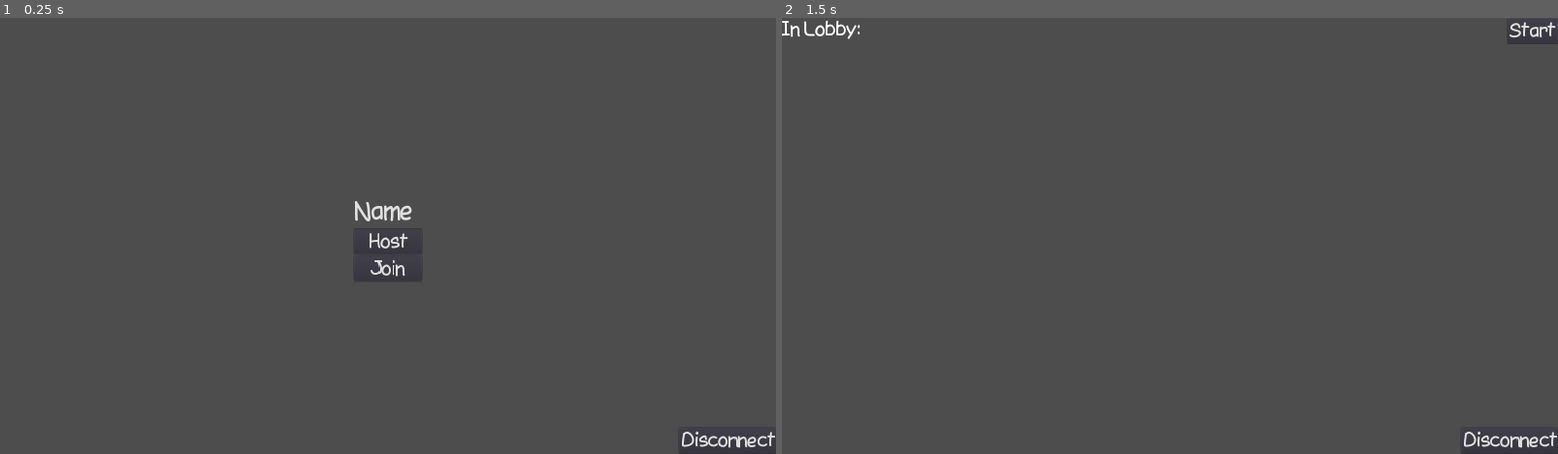
Above: before the commit, frames 1-2 (left to right).
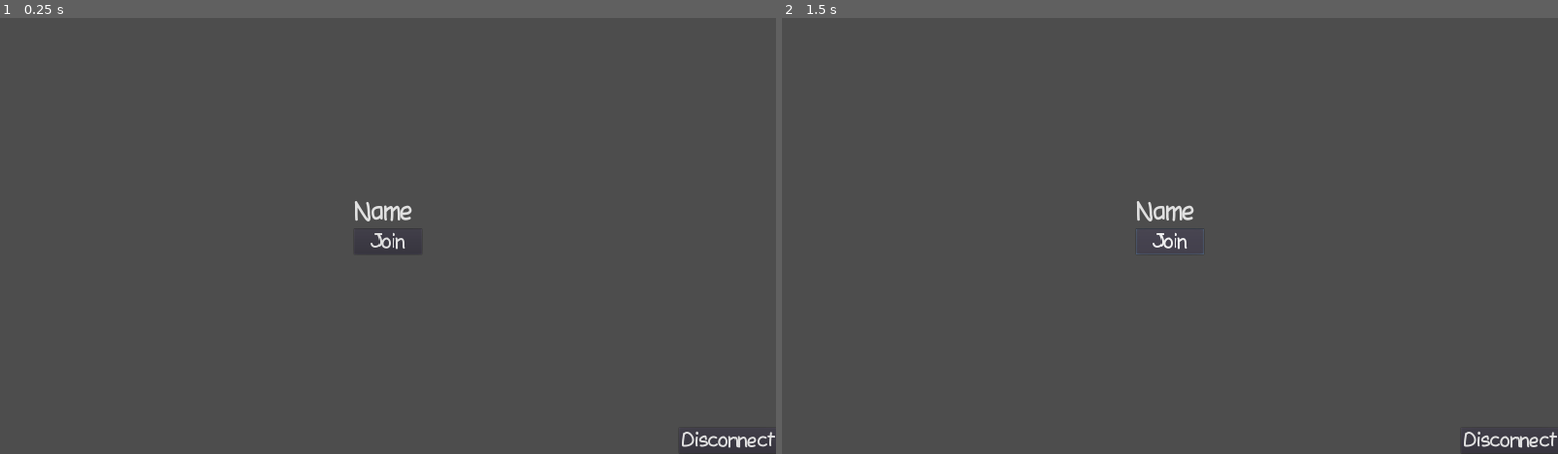
Above: after the commit, the same moments.

Repository: Mortim-Portim/SnakePro_godot
Game: Godot game, scene res://NetLobby/InGame.tscn
The game is run twice, just before and just after one commit, with the same random seed, the same clock (stepped at 60 frames per second) and the same inputs.
Inputs (mouse positions are in pixels of both pictures, inside the frame that each line leads up to):
- Up to frame 1 (0.25 s): no input
- Up to frame 2 (1.5 s): click (1170, 240) at 0.5 s, where only the run before the commit has a clickable "Host"; click "Join" at 1.25 s

The runs differ from the first frame. In frame 1, 0.1% of the frame differs, in the area x 47-53%, y 49-60%; in frame 2, 0.5%, in the area x 0-100%, y 0-55%.

Commit message:
comments, changes

Diff:
--- a/NetLobby/InGame.tscn
+++ b/NetLobby/InGame.tscn
@@ -1,6 +1,6 @@
 [gd_scene load_steps=6 format=2]
 
-[ext_resource path="res://NetLobby/Menu.tscn" type="PackedScene" id=1]
+[ext_resource path="res://NetLobby/PreLobby.tscn" type="PackedScene" id=1]
 [ext_resource path="res://NetLobby/Lobby.tscn" type="PackedScene" id=2]
 [ext_resource path="res://NetLobby/InGame.gd" type="Script" id=3]
 [ext_resource path="res://r_Standard/Font/comic.ttf" type="DynamicFontData" id=4]
@@ -39,8 +39,6 @@
 "_edit_use_anchors_": false
 }
 
-[connection signal="Host" from="Menu" to="Lobby" method="create_server"]
-[connection signal="Join" from="Menu" to="Lobby" method="join_server"]
 [connection signal="allReady" from="Lobby" to="." method="_on_Lobby_allReady"]
 [connection signal="backToMenu" from="Lobby" to="." method="_on_Lobby_backToMenu"]
 [connection signal="despawn_player" from="Lobby" to="." method="despawn_player"]
--- a/NetLobby/Menu.gd
+++ /dev/null
@@ -1,17 +0,0 @@
-extends Control
-
-signal Host()
-signal Join(Name)
-
-# Called when the node enters the scene tree for the first time.
-func _ready():
-	pass # Replace with function body.
-
-
-
-func _on_Host_pressed():
-	emit_signal("Host")
-
-
-func _on_Join_pressed():
-	emit_signal("Join", $Buttons/Name.get_text())
--- /dev/null
+++ b/NetLobby/PreLobby.gd
@@ -0,0 +1,82 @@
+extends Control
+
+# Signals when the player leaves the lobby
+signal backToMenu()
+# Signals when the game should be started
+signal startGame(pls)
+# Signals when the game should be loaded
+signal initGame()
+
+# Do not access any of these variables
+var ipAddr = ""
+var port = 0
+var active = false
+var players = []
+
+func _ready():
+	reset()
+
+func _on_Join_pressed():
+	if active:
+		$Lobby.join_server($Buttons/Name.get_text(), ipAddr, port)
+		deactivate()
+
+func host(port = 8080):
+	$Lobby.create_server(port)
+	deactivate()
+
+func join(ip = "127.0.0.1", p = 8080):
+	ipAddr = ip
+	port = p
+	activate()
+
+func _on_Lobby_backToMenu():
+	emit_signal("backToMenu")
+	reset()
+
+func spawn_player(id):
+	pass
+#	var player = load("res://NetLobby/Player.tscn").instance()
+#	player.name = str(id)
+#	player.set_network_master(id)
+#	$GameView/Spawn.add_child(player)
+#	yield(get_tree(), "idle_frame")
+#	player.set_master(player.is_network_master())
+
+func despawn_player(id):
+	pass
+#	var player = get_tree().get_root().find_node(str(id), true, false)
+#	if player != null:
+#		player.queue_free()
+
+
+func _on_Lobby_lobbyStarting(isServer):
+	$Lobby.set_visible(true)
+
+func _on_Lobby_allReady():
+	emit_signal("startGame", players)
+	reset()
+
+func _on_Lobby_initGame():
+	emit_signal("initGame")
+
+func activate():
+	active = true
+	set_visible(true)
+	$Buttons/Name.set_text("Name")
+
+func deactivate():
+	active = false
+	set_visible(false)
+	ipAddr = ""
+	port = 0
+
+func reset_spawn():
+	for pl in players:
+		pl.queue_free()
+	players = []
+
+func reset():
+	deactivate()
+	reset_spawn()
+	$Lobby.set_visible(false)
--- a/NetLobby/Menu.tscn
+++ b/NetLobby/PreLobby.tscn
@@ -1,24 +1,21 @@
 [gd_scene load_steps=7 format=2]
 
-[ext_resource path="res://NetLobby/Menu.gd" type="Script" id=1]
+[ext_resource path="res://NetLobby/PreLobby.gd" type="Script" id=1]
 [ext_resource path="res://r_Standard/Font/comic.ttf" type="DynamicFontData" id=2]
+[ext_resource path="res://NetLobby/Lobby.tscn" type="PackedScene" id=3]
 
-[sub_resource type="StyleBoxEmpty" id=4]
+[sub_resource type="StyleBoxEmpty" id=1]
 
-[sub_resource type="DynamicFont" id=5]
+[sub_resource type="DynamicFont" id=2]
 size = 64
 outline_color = Color( 0, 0, 0, 1 )
-font_data = ExtResource( 2 )
-
-[sub_resource type="DynamicFont" id=2]
-size = 48
 font_data = ExtResource( 2 )
 
 [sub_resource type="DynamicFont" id=3]
 size = 48
 font_data = ExtResource( 2 )
 
-[node name="Menu" type="Control"]
+[node name="PreLobby" type="Control"]
 anchor_right = 1.0
 anchor_bottom = 1.0
 script = ExtResource( 1 )
@@ -39,25 +36,19 @@
 [node name="Name" type="LineEdit" parent="Buttons"]
 margin_right = 168.0
 margin_bottom = 74.0
-custom_styles/normal = SubResource( 4 )
-custom_fonts/font = SubResource( 5 )
+custom_styles/normal = SubResource( 1 )
+custom_fonts/font = SubResource( 2 )
 text = "Name"
 max_length = 20
 placeholder_text = "Name"
 
-[node name="Host" type="Button" parent="Buttons"]
+[node name="Join" type="Button" parent="Buttons"]
 margin_top = 78.0
 margin_right = 168.0
 margin_bottom = 140.0
-custom_fonts/font = SubResource( 2 )
-text = "Host"
-
-[node name="Join" type="Button" parent="Buttons"]
-margin_top = 144.0
-margin_right = 168.0
-margin_bottom = 206.0
 custom_fonts/font = SubResource( 3 )
 text = "Join"
 
-[connection signal="pressed" from="Buttons/Host" to="." method="_on_Host_pressed"]
+[node name="Lobby" parent="." instance=ExtResource( 3 )]
+
 [connection signal="pressed" from="Buttons/Join" to="." method="_on_Join_pressed"]
